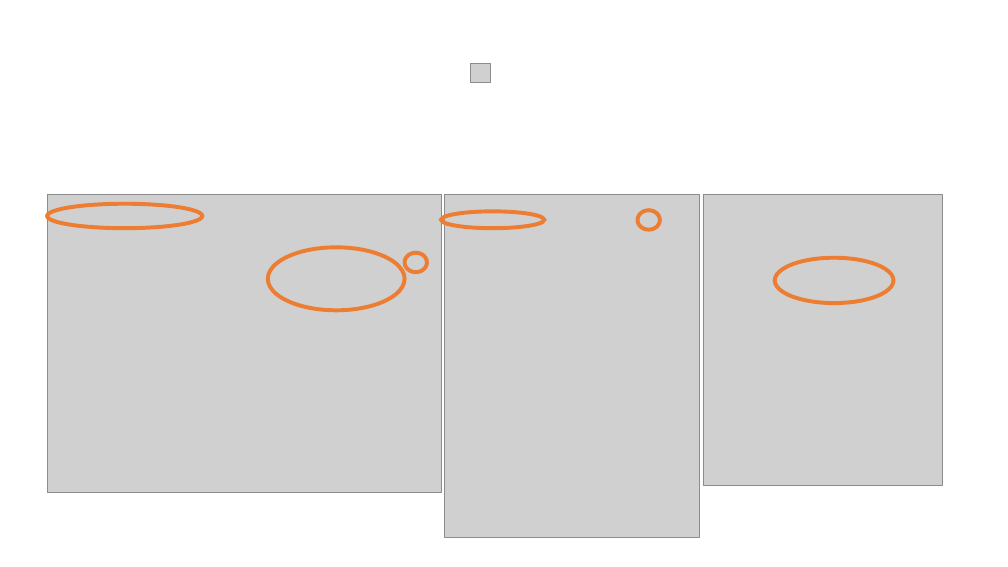
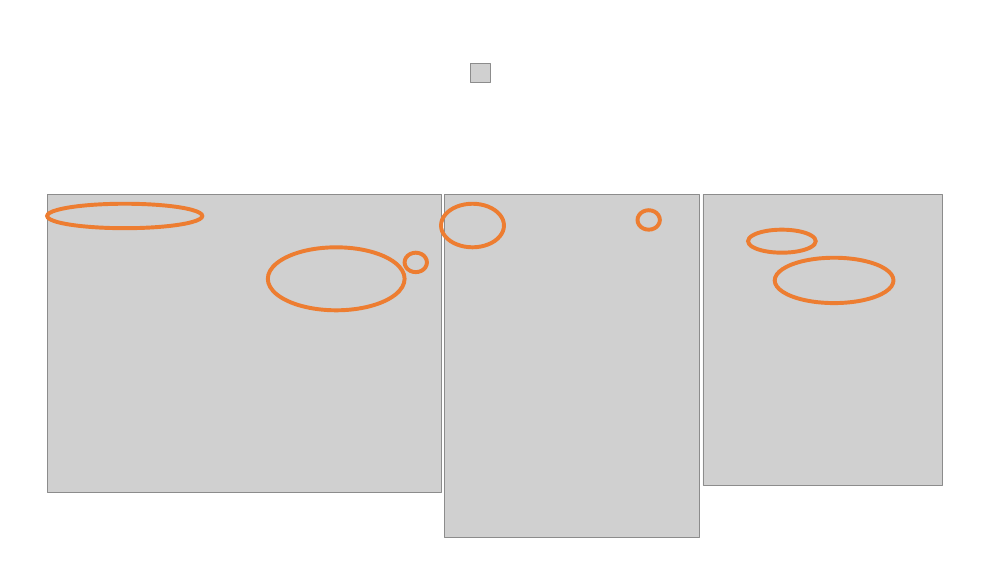
Before and after one commit to Grdbldr/MUT_Source, a slide deck: slide 16 of Docs/User's Guide/Imagery/ModelExecution.pptx. Drawn at 1008x567 pixels with LibreOffice and Linux fonts; fonts in the diff are those of the drawing; grey boxes stand for pictures. Boxes give left, top, right and bottom in pixels: in the first picture for what was removed or moved away, otherwise in the second. Text is boxed around its words. In the diff, an @@ line names an element or a change of style, - is before the commit and + after.

```diff
--- a/Docs/User's Guide/Imagery/ModelExecution.pptx
+++ b/Docs/User's Guide/Imagery/ModelExecution.pptx
@@ ellipse: place and size @@
-ellipse at (441,212,544,228)
+ellipse at (441,204,504,248)
@@ ellipse added at (749,230,817,253), outline #ED7D31 3.75 pt @@
```
Also in this commit, not shown: 4 other slides changed, 2 slides added, 14 other files.
